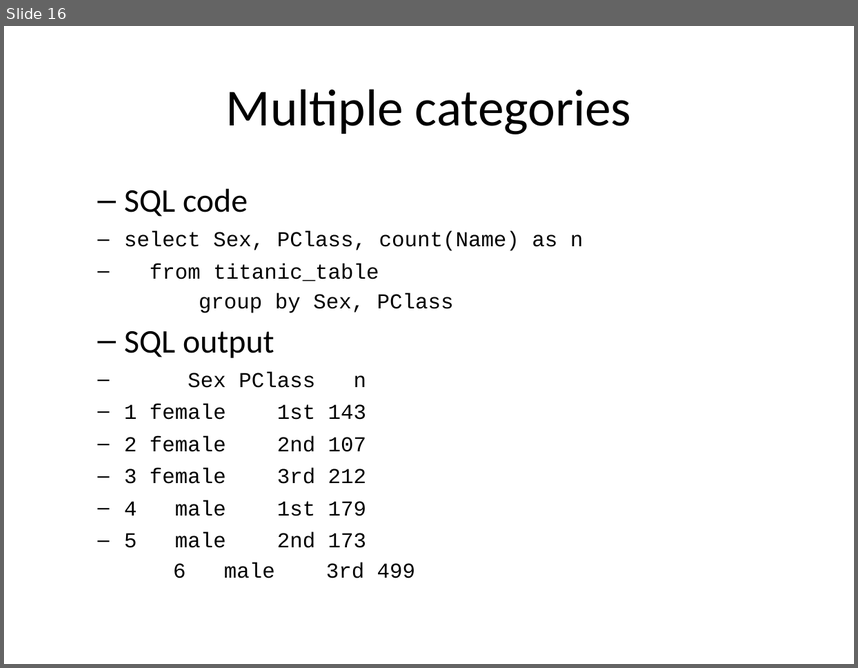
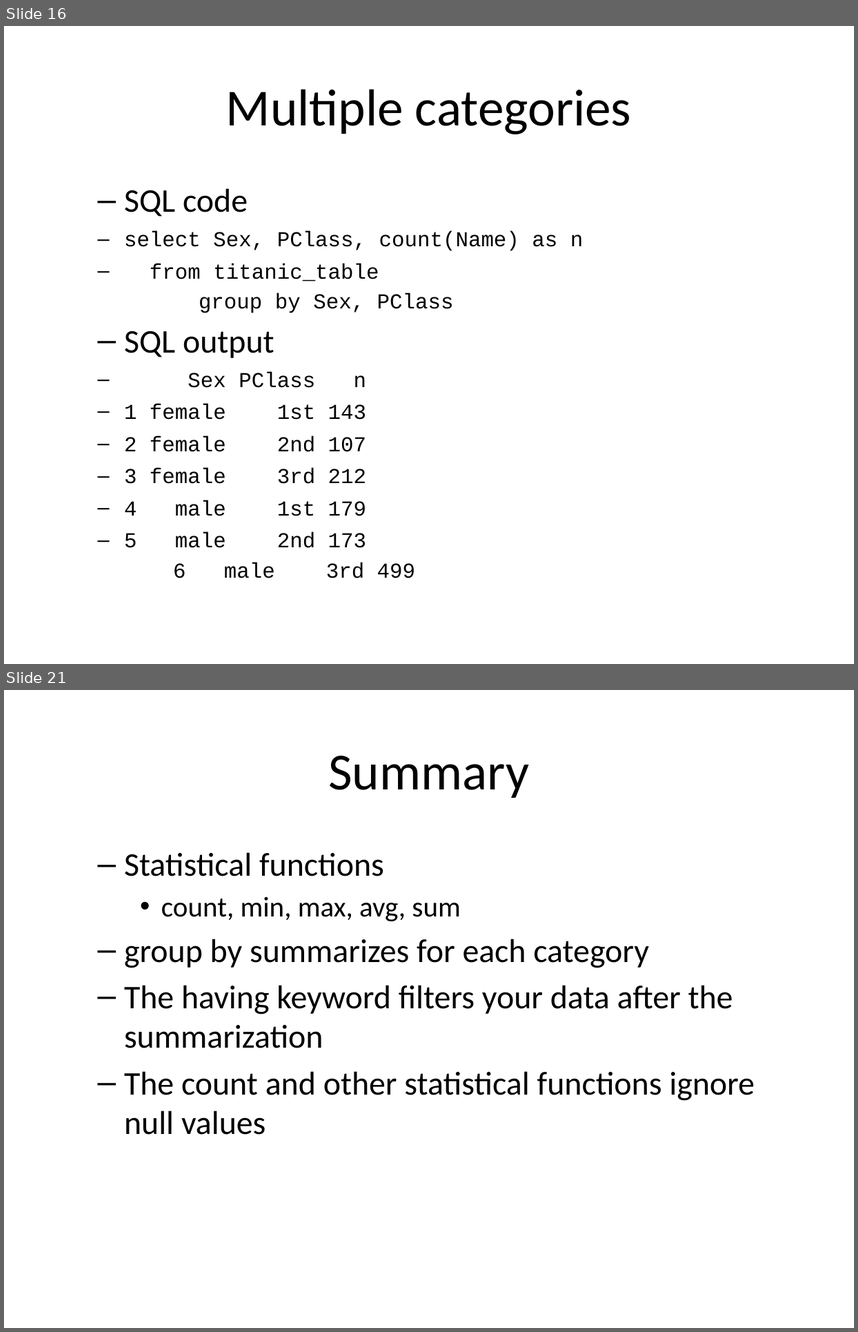
Before and after one commit to pmean/introduction-to-sql, a slide deck: src/stats.pptx. Shown one above the other, each under a label of ours: slide 16 before the commit, slides 16 and 21 after it; the slides between them are not shown. The pictures are 858x668 and 858x1332 pixels, drawn with LibreOffice and Linux fonts; fonts in the diff are those of the drawing. Boxes give left, top, right and bottom in pixels: in the first picture for what was removed or moved away, otherwise in the second. Text is boxed around its words. In the diff, an @@ line names an element or a change of style, - is before the commit and + after.

```diff
--- a/src/stats.pptx
+++ b/src/stats.pptx
@@ slide 21 added at (x1=4, y1=690, x2=854, y2=1328), background #FFFFFF @@
@@ title added at (x1=328, y1=756, x2=529, y2=798), 44 pt, text #000000 @@
+Summary
@@ text added at (x1=124, y1=852, x2=755, y2=1134), 28 pt, text #000000 @@
+  – Statistical functions
+    • count, min, max, avg, sum
+  – group by summarizes for each category
+  – The having keyword filters your data after the summarization
+  – The count and other statistical functions ignore null values
```
Also in this commit, not shown: 4 slides changed, 4 other slides added, 2 other files.
